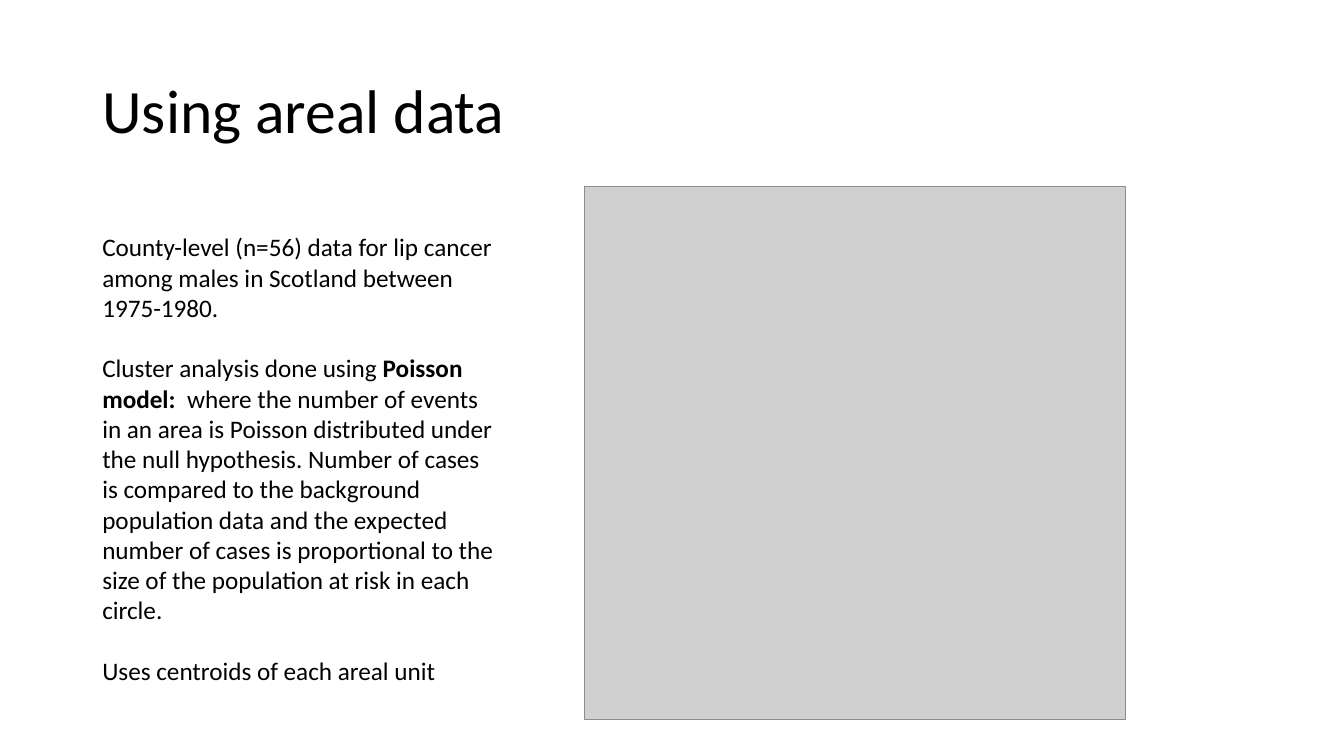
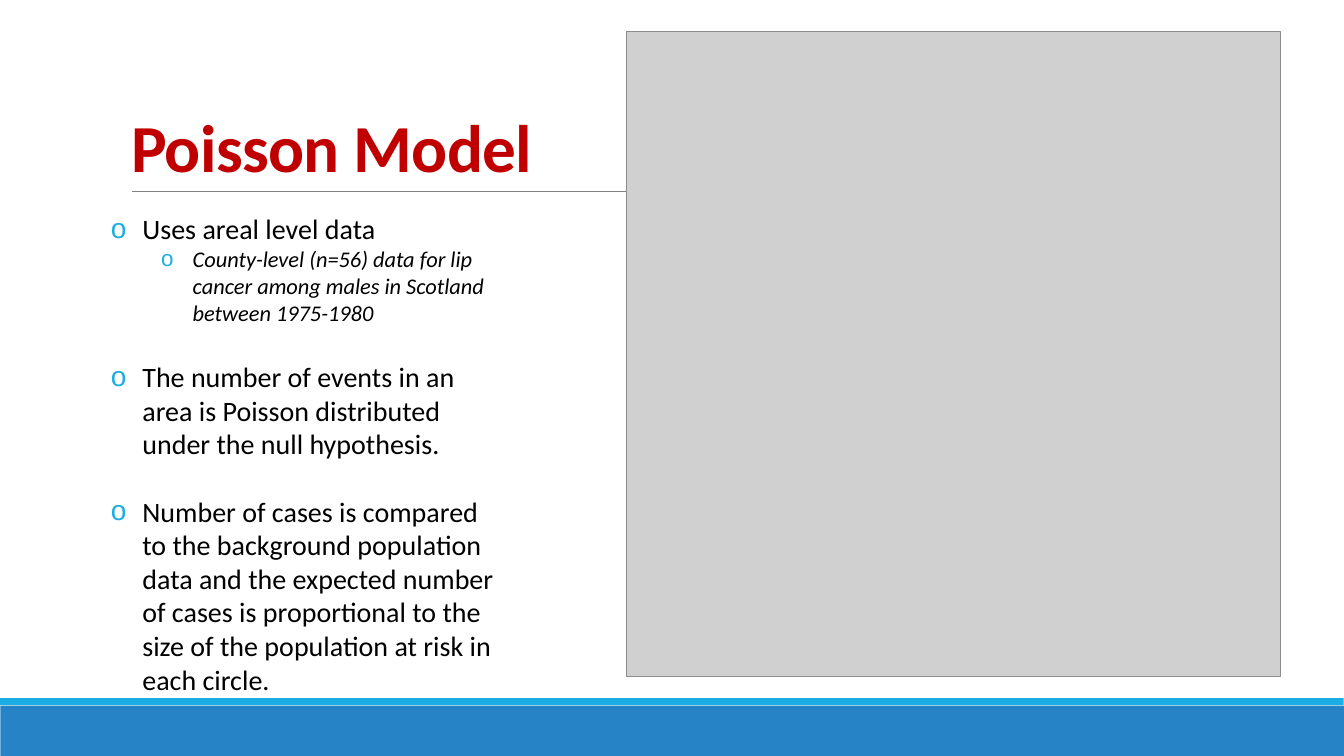
Before and after one commit to ethely/HughSt.github.io, a slide deck: slide 10 of course_materials/week4/Slides/Kulldrof Scan statistic.pptx (slide 11 before the commit). Drawn at 1344x756 pixels with LibreOffice and Linux fonts; fonts in the diff are those of the drawing; grey boxes stand for pictures. Boxes give left, top, right and bottom in pixels: in the first picture for what was removed or moved away, otherwise in the second. Text is boxed around its words. In the diff, an @@ line names an element or a change of style, - is before the commit and + after.

```diff
--- a/course_materials/week4/Slides/Kulldrof Scan statistic.pptx
+++ b/course_materials/week4/Slides/Kulldrof Scan statistic.pptx
@@ picture: place and size @@
-picture at <box>585,187,1125,720</box>
+picture at <box>626,31,1279,677</box>
@@ title removed at <box>102,90,505,144</box> @@
-Using areal data
@@ title added at <box>131,125,532,173</box>, 48 pt, text #C00000, bold @@
+Poisson Model
@@ line added from (132, 192) to (1231, 192), #808080 0.5 pt @@
@@ text at <box>142,219,493,691</box>: text changed; size 18 to 20 pt @@
-County-level (n=56) data for lip cancer among males in Scotland between 1975-1980.
-Cluster analysis done using Poisson model: where the number of events in an area is Poisson distributed under the null hypothesis. Number of cases is compared to the background population data and the expected number of cases is proportional to the size of the population at risk in each circle.
-Uses centroids of each areal unit
+o Uses areal level data
+  o County-level (n=56) data for lip cancer among males in Scotland between 1975-1980
+o The number of events in an area is Poisson distributed under the null hypothesis.
+o Number of cases is compared to the background population data and the expected number of cases is proportional to the size of the population at risk in each circle.
@@ rectangle added at <box>0,706,1344,756</box>, fill #2683C6 @@
@@ rectangle added at <box>0,699,1344,706</box>, fill #1CADE4 @@
```
Also in this commit, not shown: 8 other slides changed, 2 slides added, 2 slides removed.
